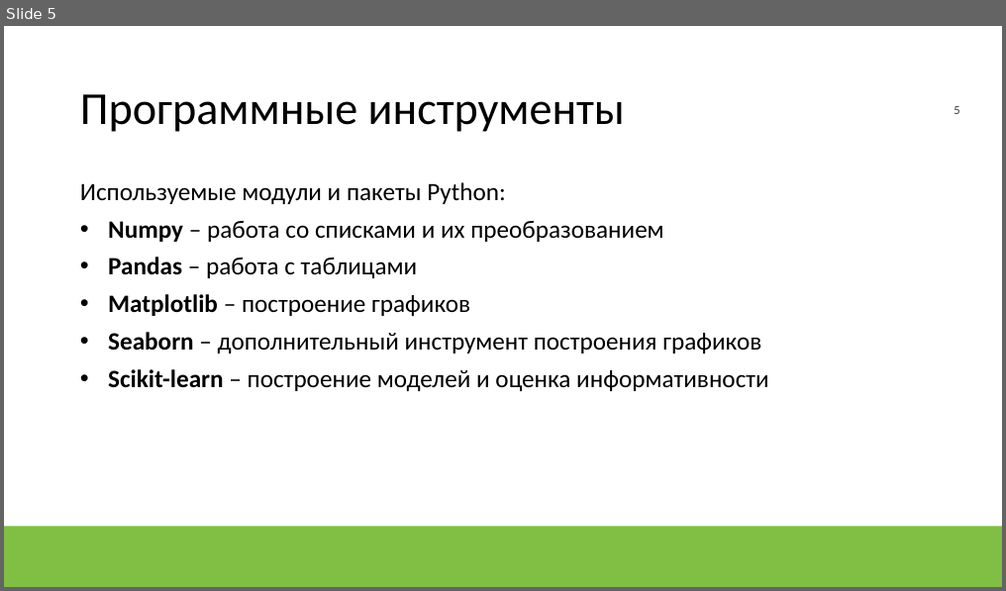
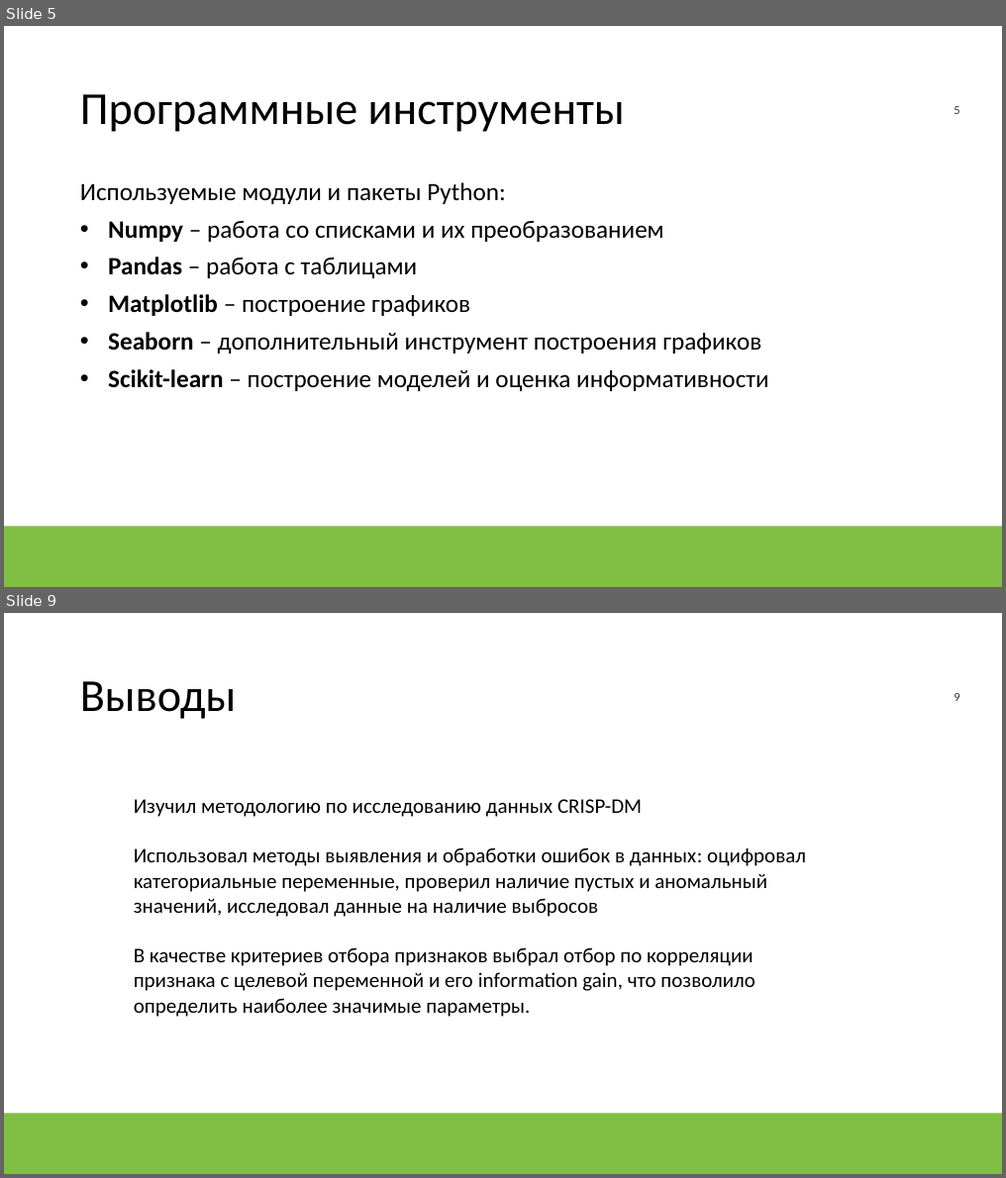
Before and after one commit to NLZer0/YIRS, a slide deck: Презентация.pptx. Shown one above the other, each under a label of ours: slide 5 before the commit, slides 5 and 9 after it; the slides between them are not shown. The pictures are 1006x591 and 1006x1178 pixels, drawn with LibreOffice and Linux fonts; fonts in the diff are those of the drawing; background and template pictures are left out. Boxes give left, top, right and bottom in pixels: in the first picture for what was removed or moved away, otherwise in the second. Text is boxed around its words. In the diff, an @@ line names an element or a change of style, - is before the commit and + after.

```diff
--- a/Презентация.pptx
+++ b/Презентация.pptx
@@ slide 9 added at <box>4,613,1002,1174</box>, background #FFFFFF; not listed: 1 template element that a slide beside it also shows @@
@@ title added at <box>80,681,237,719</box>, 44 pt, text #000000 @@
+Выводы
@@ text added at <box>134,799,806,1017</box>, 20 pt, text #000000 @@
+Изучил методологию по исследованию данных CRISP-DM
+Использовал методы выявления и обработки ошибок в данных: оцифровал категориальные переменные, проверил наличие пустых и аномальный значений, исследовал данные на наличие выбросов
+В качестве критериев отбора признаков выбрал отбор по корреляции признака с целевой переменной и его information gain, что позволило определить наиболее значимые параметры.
@@ rectangle added at <box>4,1114,1002,1174</box>, fill #80BF44 @@
```
Also in this commit, not shown: 3 other slides added, 1 slide removed, 3 other files.
